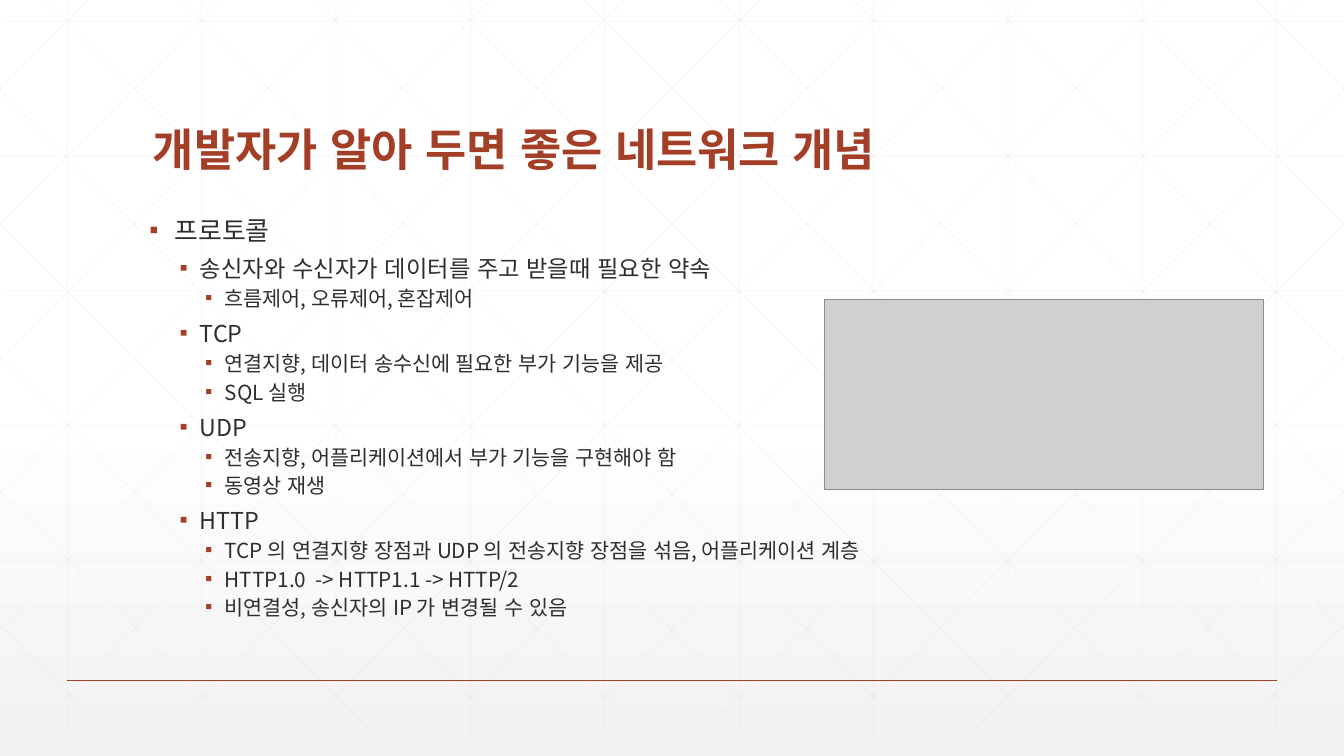
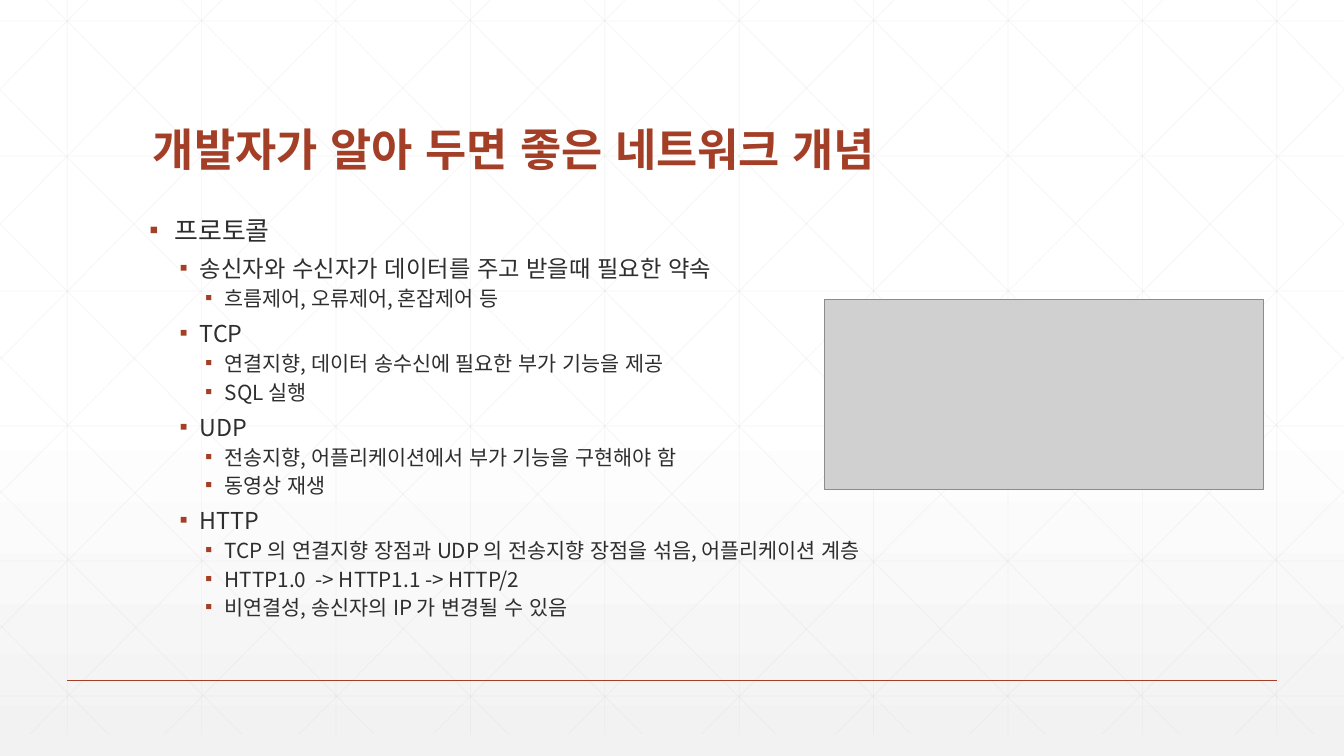
Before and after one commit to zeroshift01/code5, a slide deck: slide 6 of inflearn01/doc/1.(심화)개발자가알아두면좋을네트워크개념.pptx. Drawn at 1344x756 pixels with LibreOffice and Linux fonts; fonts in the diff are those of the drawing; grey boxes stand for pictures. Boxes give left, top, right and bottom in pixels: in the first picture for what was removed or moved away, otherwise in the second. Text is boxed around its words. In the diff, an @@ line names an element or a change of style, - is before the commit and + after.

```diff
--- a/inflearn01/doc/1.(심화)개발자가알아두면좋을네트워크개념.pptx
+++ b/inflearn01/doc/1.(심화)개발자가알아두면좋을네트워크개념.pptx
@@ text at [225, 288, 498, 310]: text changed @@
-    ▪ 흐름제어, 오류제어, 혼잡제어
+    ▪ 흐름제어, 오류제어, 혼잡제어 등
```
Also in this commit, not shown: 3 other slides changed.
